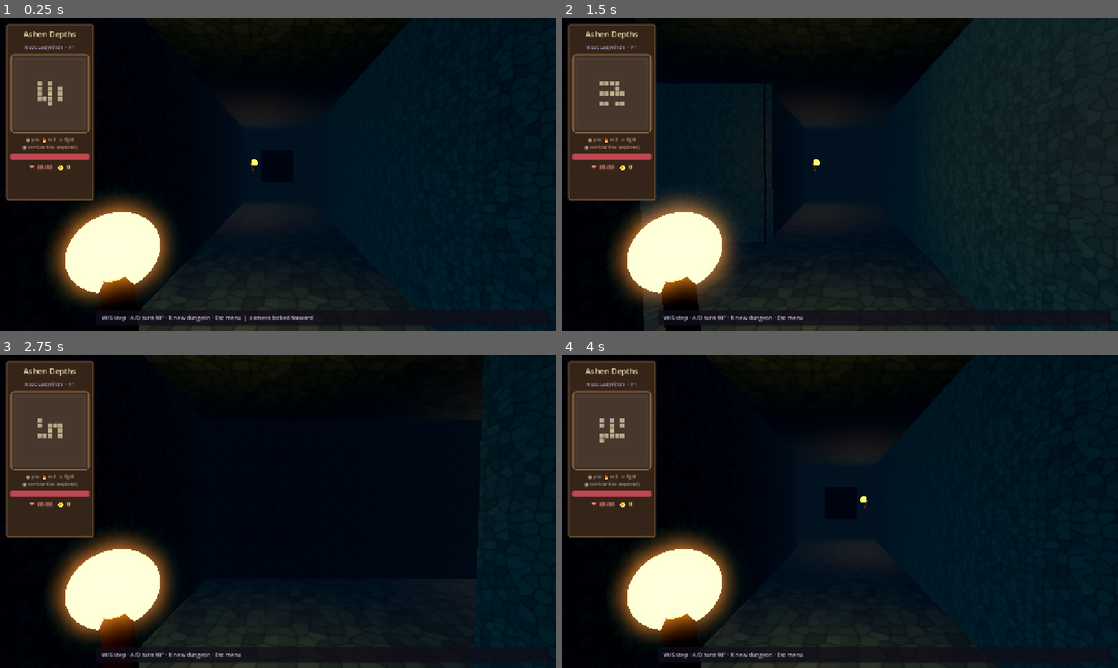
Above: before the commit, frames 1-4 (two rows, left to right).
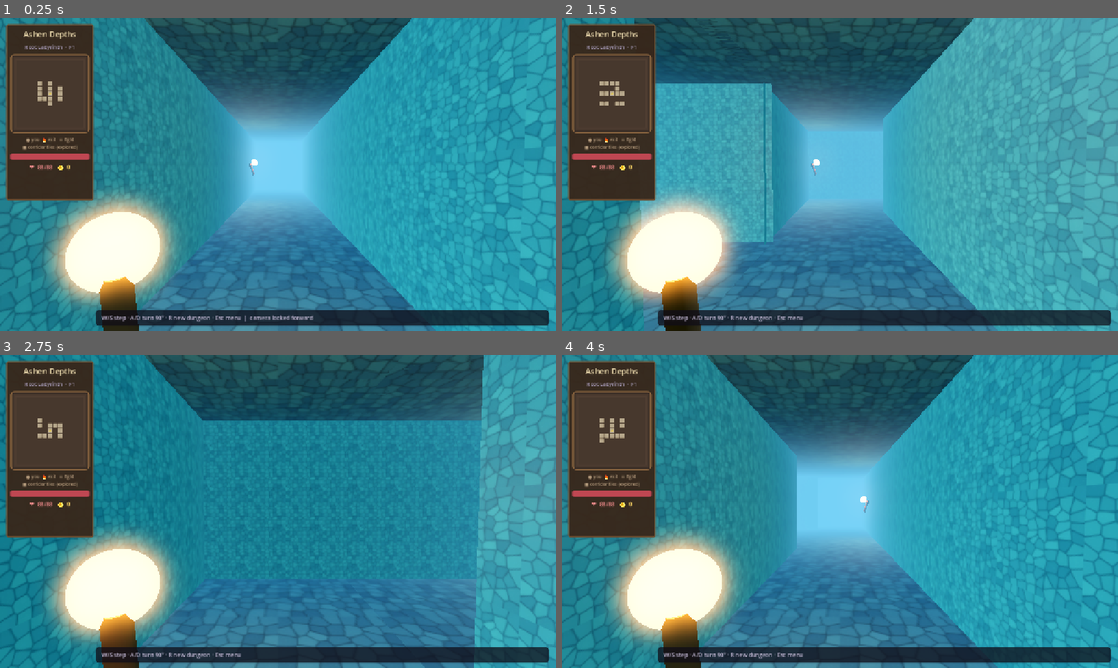
Above: after the commit, the same moments.

Repository: maikalpandas-lgtm/ashen-depths
Game: Godot game, scene res://scenes/main.tscn
Two runs of this game, one before a commit and one after it. Both use one fixed random seed, a clock stepped at 60 frames per second and the inputs below.
Inputs:
- Up to frame 1 (0.25 s): no input
- Up to frame 2 (1.5 s): tap Enter at 0.5 s; hold R (regenerate_dungeon) 0.53-1.28 s; hold W (move_forward) from 0.53 s (still down); tap Space at 1.25 s; tap R (regenerate_dungeon) at 1.35 s
- Up to frame 3 (2.75 s): keep holding W (move_forward); tap Enter at 2 s; hold R (regenerate_dungeon) from 2.03 s (still down)
- Up to frame 4 (4 s): keep holding W (move_forward); tap Space at 2.75 s; release R (regenerate_dungeon) at 2.78 s; tap R (regenerate_dungeon) at 2.85 s; tap Enter at 3.5 s; hold R (regenerate_dungeon) from 3.53 s (still down)

The runs differ from the first frame. In frame 1, 87% of the frame differs, in the area x 0-100%, y 0-100%; in frame 2, 88%; in frame 3, 88%; in frame 4, 88%.

Commit message:
fix: cool ambient fill + blue translucent depth fog
Raise teal ambient so corridors stay readable without torch;
fog is blue/transparent (depth 3.5–16m); torch is warm local accent.

Diff:
--- a/scenes/main.tscn
+++ b/scenes/main.tscn
@@ -7,36 +7,36 @@
 
 [sub_resource type="Environment" id="Environment_fog"]
 background_mode = 1
-background_color = Color(0.02, 0.04, 0.07, 1)
+background_color = Color(0.12, 0.22, 0.28, 1)
 ambient_light_source = 2
-ambient_light_color = Color(0.18, 0.28, 0.34, 1)
-ambient_light_energy = 0.18
+ambient_light_color = Color(0.42, 0.68, 0.78, 1)
+ambient_light_energy = 0.62
 tonemap_mode = 2
 glow_enabled = true
-glow_intensity = 0.28
-glow_bloom = 0.05
+glow_intensity = 0.4
+glow_bloom = 0.1
 fog_enabled = true
 fog_mode = 1
-fog_light_color = Color(0.05, 0.09, 0.13, 1)
-fog_sun_scatter = 0.0
+fog_light_color = Color(0.35, 0.62, 0.78, 1)
+fog_sun_scatter = 0.08
 fog_density = 1.0
-fog_aerial_perspective = 0.6
-fog_sky_affect = 1.0
+fog_aerial_perspective = 0.55
+fog_sky_affect = 0.75
 fog_height = 0.0
 fog_height_density = 0.0
-fog_depth_curve = 0.85
-fog_depth_begin = 1.5
-fog_depth_end = 11.0
+fog_depth_curve = 1.0
+fog_depth_begin = 3.5
+fog_depth_end = 16.0
 adjustment_enabled = true
-adjustment_brightness = 0.98
-adjustment_contrast = 1.05
-adjustment_saturation = 1.02
+adjustment_brightness = 1.06
+adjustment_contrast = 1.03
+adjustment_saturation = 1.08
 
 [sub_resource type="CameraAttributesPractical" id="CameraAttributesPractical_1"]
 dof_blur_far_enabled = true
-dof_blur_far_distance = 9.0
-dof_blur_far_transition = 5.0
-dof_blur_amount = 0.12
+dof_blur_far_distance = 14.0
+dof_blur_far_transition = 8.0
+dof_blur_amount = 0.06
 
 [sub_resource type="StyleBoxFlat" id="StyleBoxFlat_left"]
 bg_color = Color(0.22, 0.15, 0.1, 0.95)
@@ -100,8 +100,8 @@
 
 [node name="FillLight" type="DirectionalLight3D" parent="."]
 transform = Transform3D(0.866025, -0.353553, 0.353553, 0, 0.707107, 0.707107, -0.5, -0.612372, 0.612372, 0, 12, 0)
-light_color = Color(0.35, 0.5, 0.6, 1)
-light_energy = 0.22
+light_color = Color(0.55, 0.78, 0.9, 1)
+light_energy = 0.45
 shadow_enabled = false
 
 [node name="Dungeon" type="Node3D" parent="."]
--- a/scripts/dungeon_generator.gd
+++ b/scripts/dungeon_generator.gd
@@ -109,9 +109,9 @@
 
 func _build_materials() -> void:
 	# Mipmapped tiles + anisotropic-ish filtering via LINEAR_WITH_MIPMAPS
-	_floor_mat = _make_surface_mat(TextureFactory.cave_floor(256), Color(0.95, 1.0, 1.05), 0.92)
-	_wall_mat = _make_surface_mat(TextureFactory.cave_wall(256), Color(1.0, 1.05, 1.05), 0.85)
-	_ceiling_mat = _make_surface_mat(TextureFactory.cave_ceiling(256), Color(0.85, 0.9, 0.92), 0.95)
+	_floor_mat = _make_surface_mat(TextureFactory.cave_floor(256), Color(1.05, 1.12, 1.18), 0.9)
+	_wall_mat = _make_surface_mat(TextureFactory.cave_wall(256), Color(1.12, 1.2, 1.18), 0.82)
+	_ceiling_mat = _make_surface_mat(TextureFactory.cave_ceiling(256), Color(0.95, 1.05, 1.08), 0.94)
 
 
 func _make_surface_mat(tex: Texture2D, albedo: Color, roughness: float) -> StandardMaterial3D:
@@ -121,8 +121,10 @@
 	m.roughness = roughness
 	m.texture_filter = BaseMaterial3D.TEXTURE_FILTER_LINEAR_WITH_MIPMAPS_ANISOTROPIC
 	m.texture_repeat = true
-	m.uv1_scale = Vector3(2.0, 2.0, 2.0)  # finer tile → less stretch up close
+	m.uv1_scale = Vector3(2.0, 2.0, 2.0)
 	m.cull_mode = BaseMaterial3D.CULL_BACK
+	# Read well under dim ambient (competitor-style fill light)
+	m.ao_enabled = false
 	return m
 
 	_crystal_sprite_mat = StandardMaterial3D.new()
@@ -664,10 +666,11 @@
 	holder.add_child(flame)
 
 	var light := OmniLight3D.new()
-	light.light_color = Color(1.0, 0.65, 0.32)
-	light.light_energy = 2.6
-	light.omni_range = 5.5
-	light.omni_attenuation = 1.7
+	# Warm accent on top of cool ambient fill
+	light.light_color = Color(1.0, 0.72, 0.4)
+	light.light_energy = 2.2
+	light.omni_range = 6.5
+	light.omni_attenuation = 1.35
 	light.position = Vector3(0, 0.25, -0.3)
 	holder.add_child(light)
 
--- a/scripts/player_controller.gd
+++ b/scripts/player_controller.gd
@@ -34,7 +34,7 @@
 	if camera:
 		camera.fov = 70.0
 		camera.near = 0.08
-		camera.far = 22.0  # depth fog ends ~11m; cut far clutter
+		camera.far = 28.0
 	_spawn_view_torch()
 
 
@@ -74,10 +74,11 @@
 	holder.add_child(flame)
 
 	var light := OmniLight3D.new()
-	light.light_color = Color(1.0, 0.65, 0.32)
-	light.light_energy = 2.4
-	light.omni_range = 5.0
-	light.omni_attenuation = 1.8
+	# Local warm boost; map stays readable from cool ambient alone
+	light.light_color = Color(1.0, 0.75, 0.42)
+	light.light_energy = 1.9
+	light.omni_range = 5.5
+	light.omni_attenuation = 1.4
 	light.position = Vector3(0, 0.16, 0)
 	holder.add_child(light)
 
